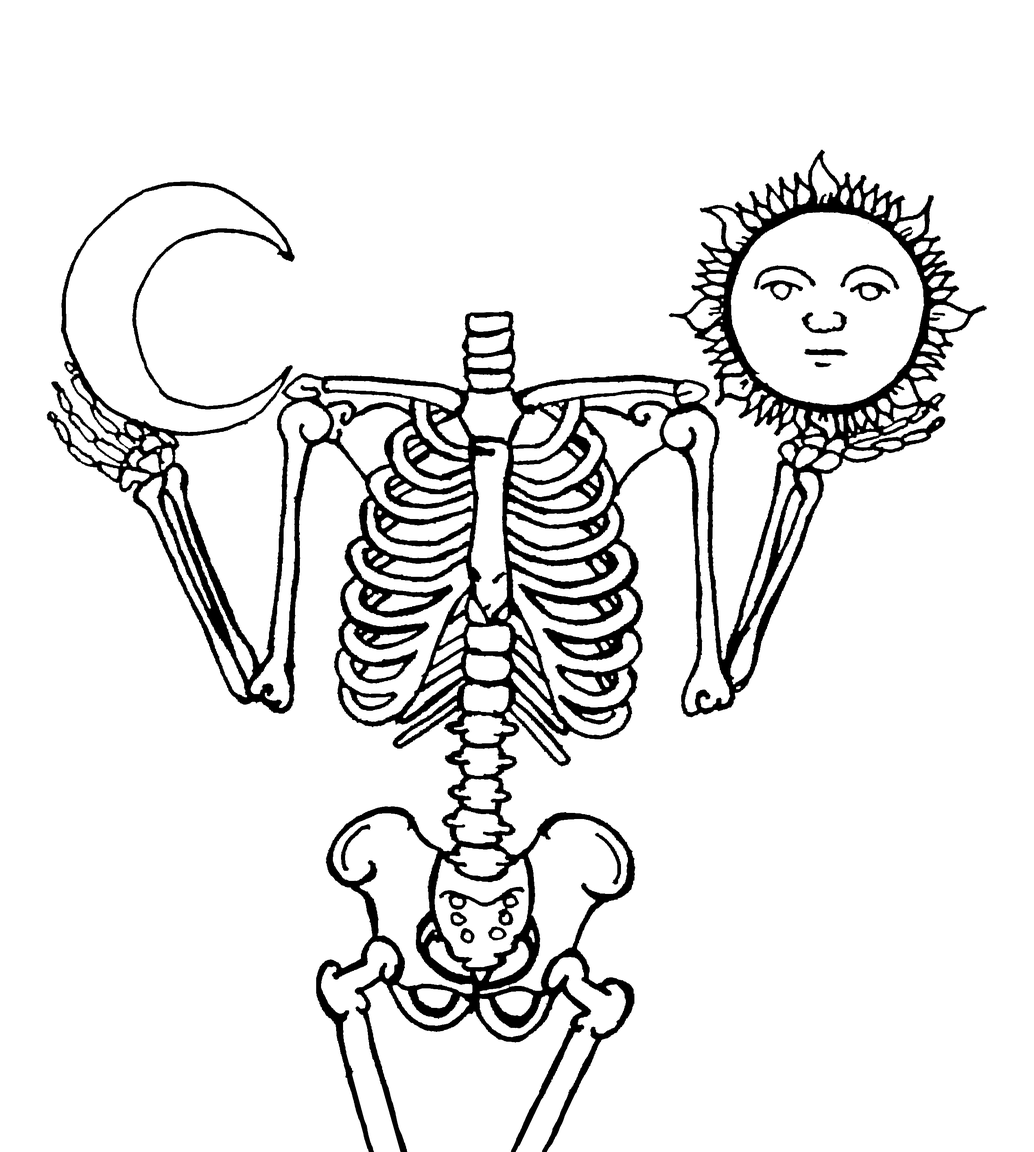
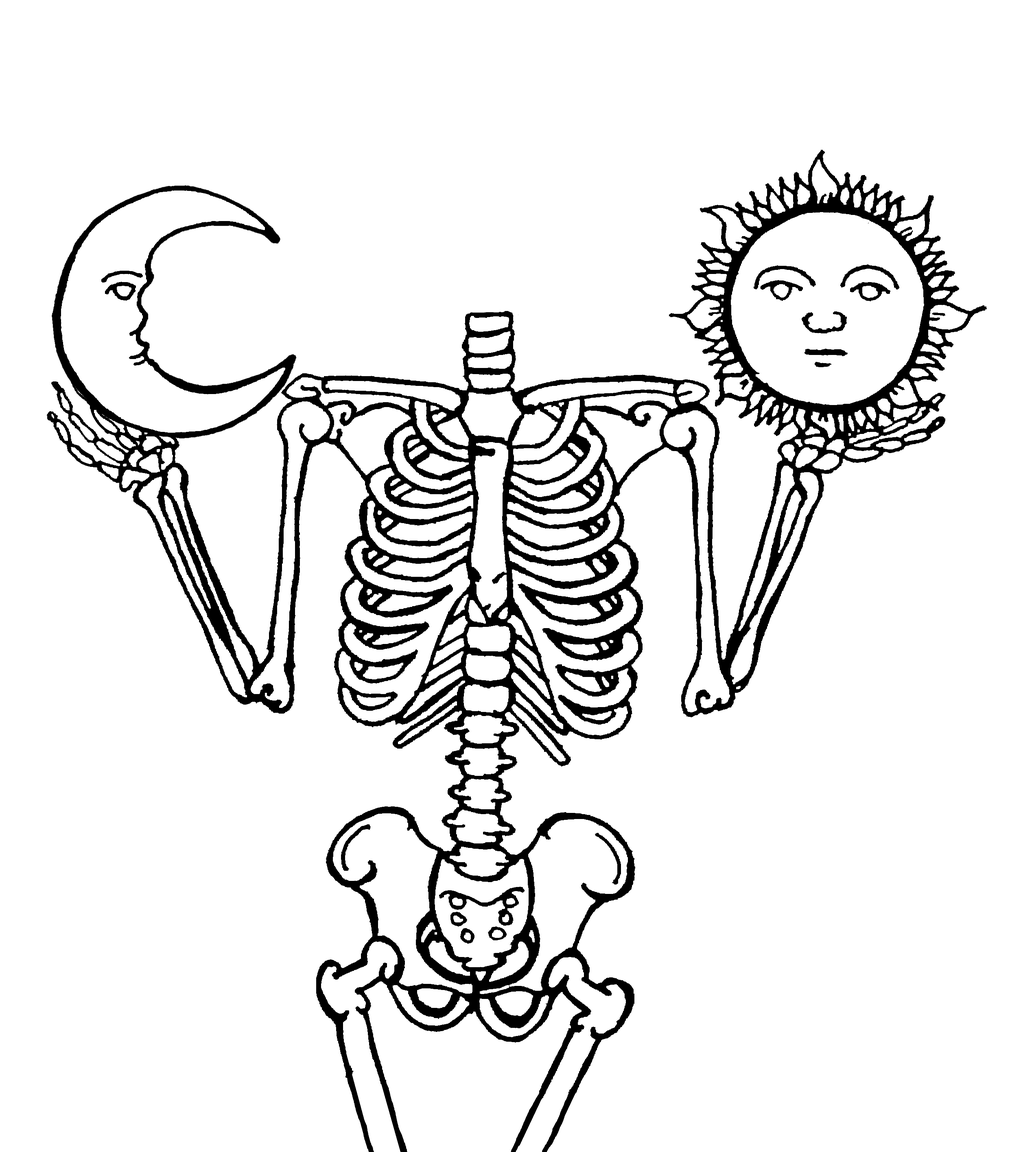
Revision of a layered 1034×1152 image; what changed, layer by layer:
added layer "Pasted Layer" above "NO MOON" over [51, 184, 297, 439]
added layer "NO MOON" above "NO MOON #1" over [51, 181, 297, 466]
added layer "NO MOON #1" above "skellington.png" over [51, 181, 297, 466]
hid "skellington.png", painted on it over [51, 181, 297, 466]
hid "Layer", painted on it over [51, 181, 297, 466]
